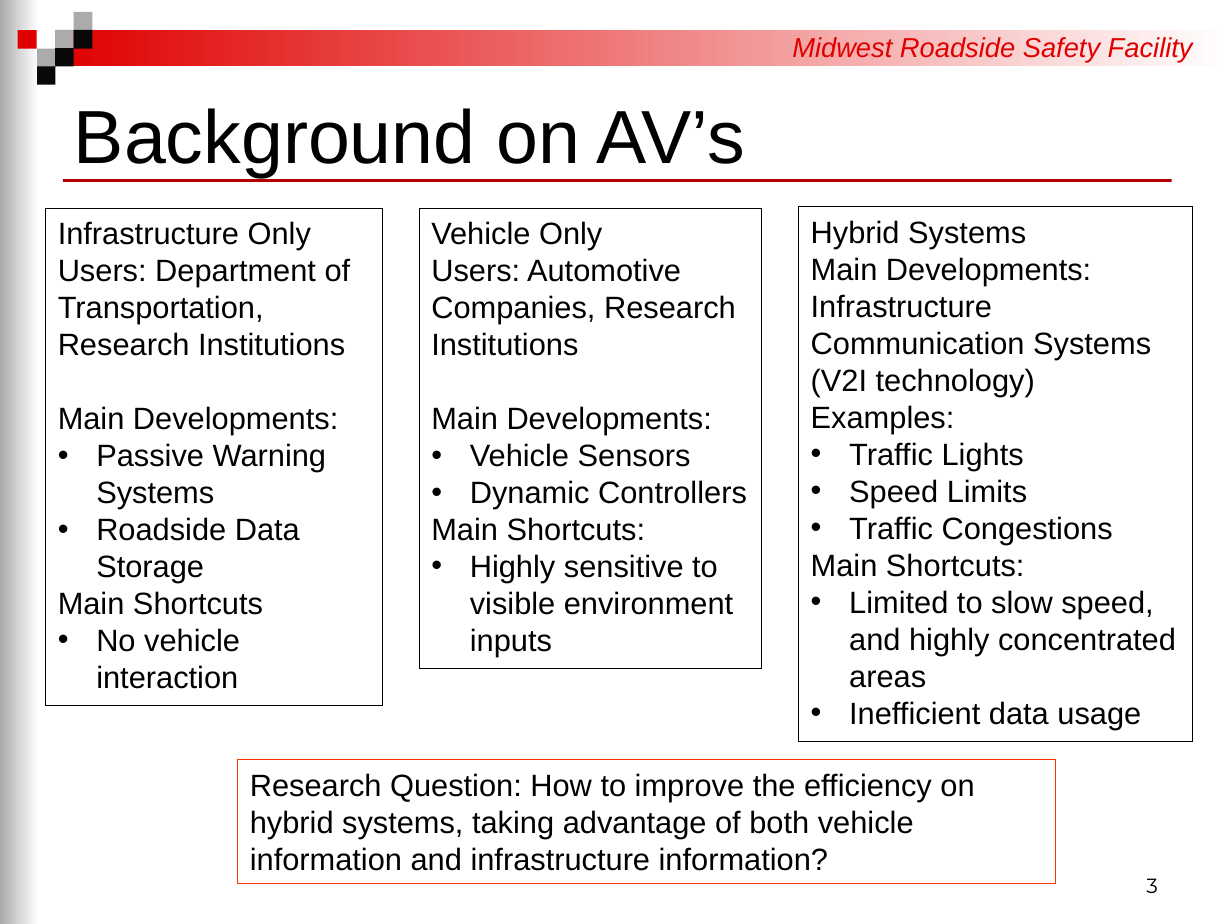
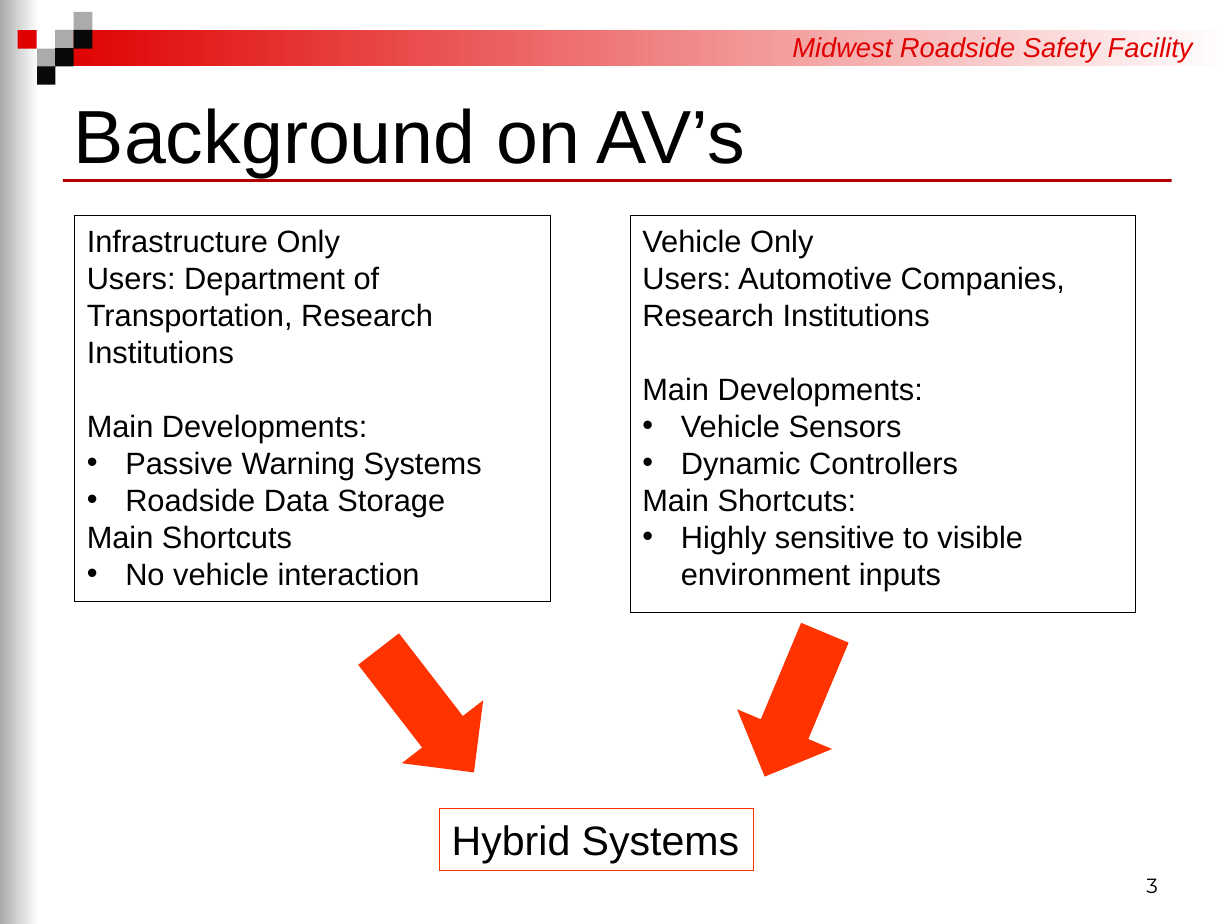
Before and after one commit to RickJacome/CurriculumVitae, a slide deck: slide 3 of files/Doctoral Stuff/3-13-2020-Program of Studies Meeting.pptx. Drawn at 1232x924 pixels with LibreOffice and Linux fonts; fonts in the diff are those of the drawing; background and template pictures are left out. Boxes give left, top, right and bottom in pixels: in the first picture for what was removed or moved away, otherwise in the second. Text is boxed around its words. In the diff, an @@ line names an element or a change of style, - is before the commit and + after.

```diff
--- a/files/Doctoral Stuff/3-13-2020-Program of Studies Meeting.pptx
+++ b/files/Doctoral Stuff/3-13-2020-Program of Studies Meeting.pptx
@@ rectangle removed at [798, 207, 1193, 742] @@
-Hybrid Systems
-Main Developments:
-Infrastructure Communication Systems (V2I technology)
-Examples:
-• Traffic Lights
-• Speed Limits
-• Traffic Congestions
-Main Shortcuts:
-• Limited to slow speed, and highly concentrated areas
-• Inefficient data usage
@@ rectangle "Infrastructure Only": place and size @@
-rectangle "Infrastructure Only" at [46, 208, 382, 706]
+rectangle "Infrastructure Only" at [75, 216, 551, 601]
@@ rectangle "Vehicle Only": place and size @@
-rectangle "Vehicle Only" at [419, 208, 761, 669]
+rectangle "Vehicle Only" at [631, 216, 1136, 614]
@@ down arrow added at [337, 618, 515, 805], fill #FF3300 @@
@@ down arrow added at [717, 613, 873, 797], fill #FF3300 @@
@@ rectangle removed at [238, 759, 1056, 883] @@
-Research Question: How to improve the efficiency on hybrid systems, taking advantage of both vehicle information and infrastructure information?
@@ rectangle added at [440, 808, 754, 870], outline #FF3300 0.75 pt, 24 pt, text #000000 @@
+Hybrid Systems
```
Also in this commit, not shown: 1 slide added.
